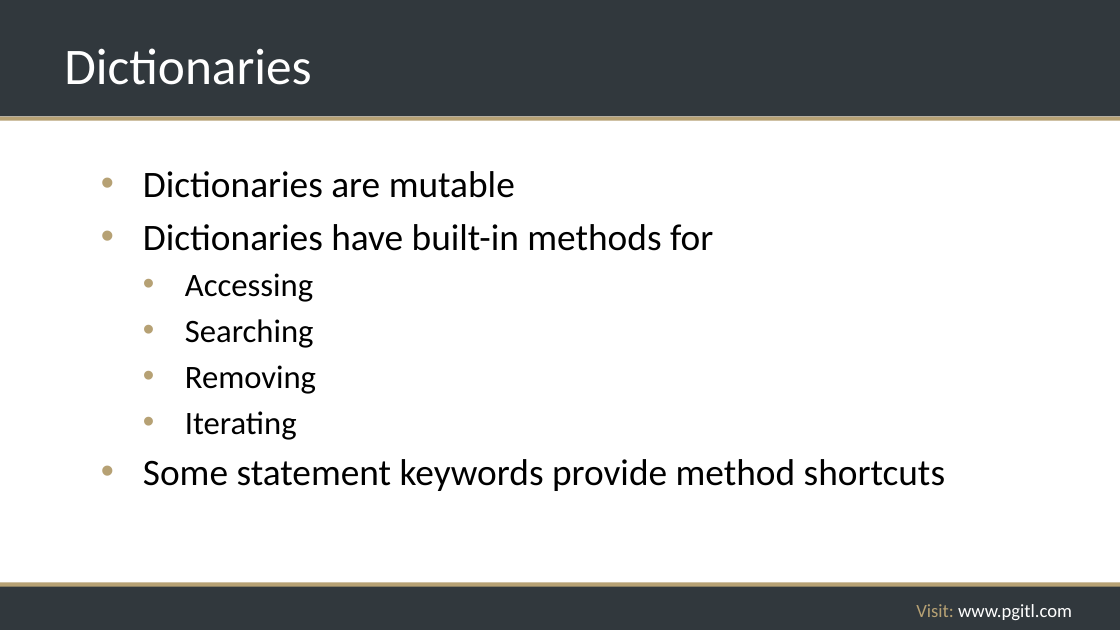
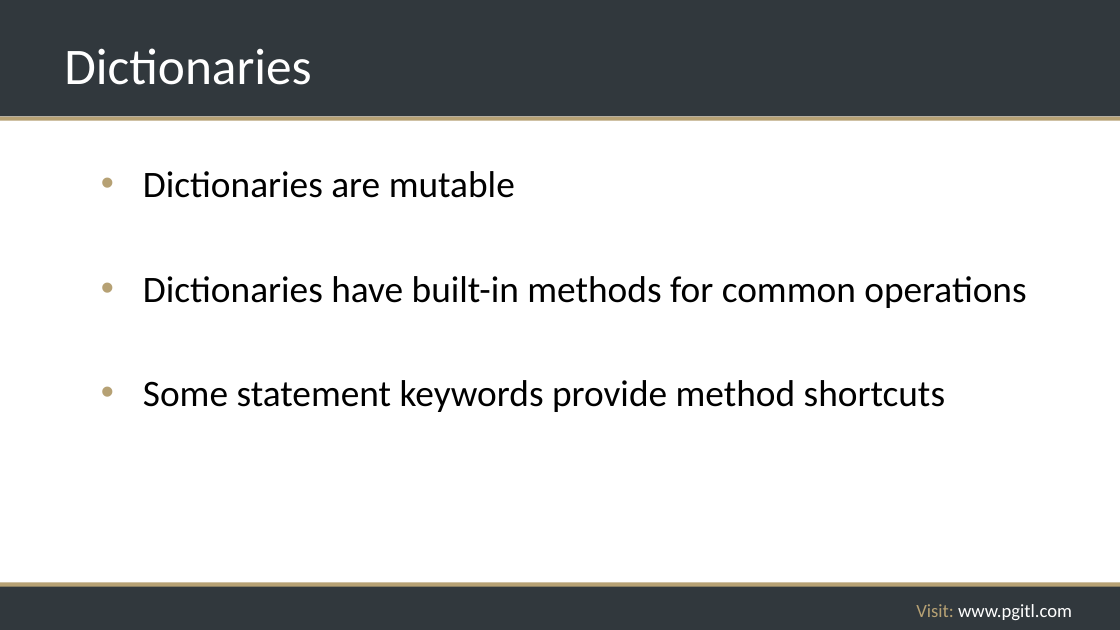
Before and after one commit to rikkouri/project-a, a slide deck: slide 95 of Programming Foundations.pptx (slide 96 before the commit). Drawn at 1120x630 pixels with LibreOffice and Linux fonts; fonts in the diff are those of the drawing; background and template pictures are left out. Boxes give left, top, right and bottom in pixels: in the first picture for what was removed or moved away, otherwise in the second. Text is boxed around its words. In the diff, an @@ line names an element or a change of style, - is before the commit and + after.

```diff
--- a/Programming Foundations.pptx
+++ b/Programming Foundations.pptx
@@ text at [143, 276, 1026, 308]: text changed; size 28 to 32 pt @@
-• Dictionaries have built-in methods for
-  • Accessing
-  • Searching
-  • Removing
-  • Iterating
+• Dictionaries have built-in methods for common operations
```
Also in this commit, not shown: 21 other slides changed, 7 slides added, 1 slide removed, 1 other file.
